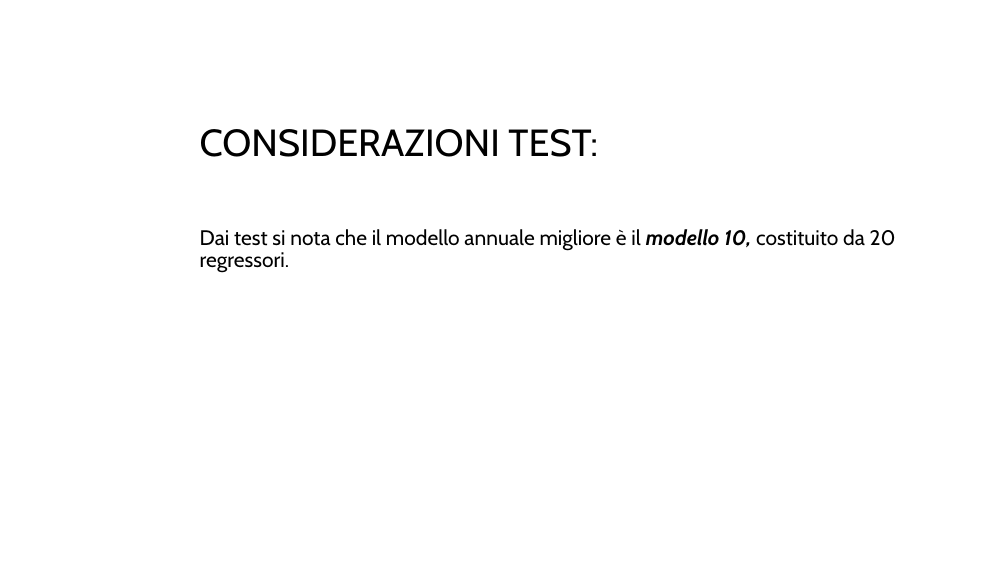
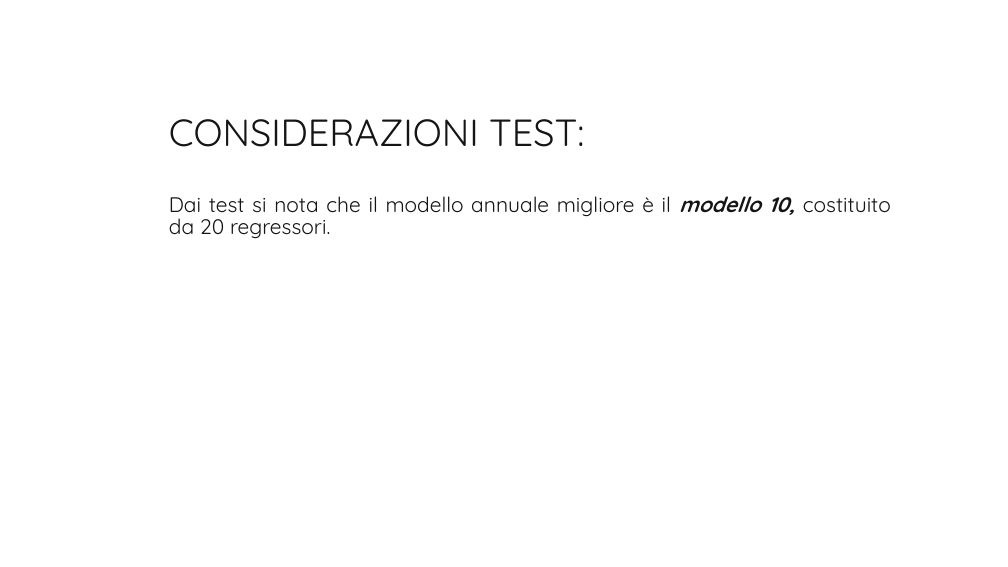
Before and after one commit to r1cky0/Italian-energy-consumption-prediction, a slide deck: slide 11 of presentazione_imad.pptx. Drawn at 1008x567 pixels with LibreOffice and Linux fonts; fonts in the diff are those of the drawing; background and template pictures are left out. Boxes give left, top, right and bottom in pixels: in the first picture for what was removed or moved away, otherwise in the second. Text is boxed around its words. In the diff, an @@ line names an element or a change of style, - is before the commit and + after.

```diff
--- a/presentazione_imad.pptx
+++ b/presentazione_imad.pptx
@@ title "CONSIDERAZIONI TEST:": place and size @@
-title "CONSIDERAZIONI TEST:" at (200, 129, 598, 157)
+title "CONSIDERAZIONI TEST:" at (169, 119, 584, 147)
@@ title "CONSIDERAZIONI TEST:" at (169, 119, 584, 147): font Cabin to Quicksand, text colour #000000 to #151515 @@
@@ text "Dai test si nota che ...": place and size @@
-text "Dai test si nota che ..." at (200, 229, 896, 273)
+text "Dai test si nota che ..." at (169, 196, 891, 239)
@@ text "Dai test si nota che ..." at (169, 196, 891, 239): font Cabin to Quicksand, text colour #000000 to #151515; alignment left to justified @@
```
Also in this commit, not shown: 18 other slides changed, 2 other files.
